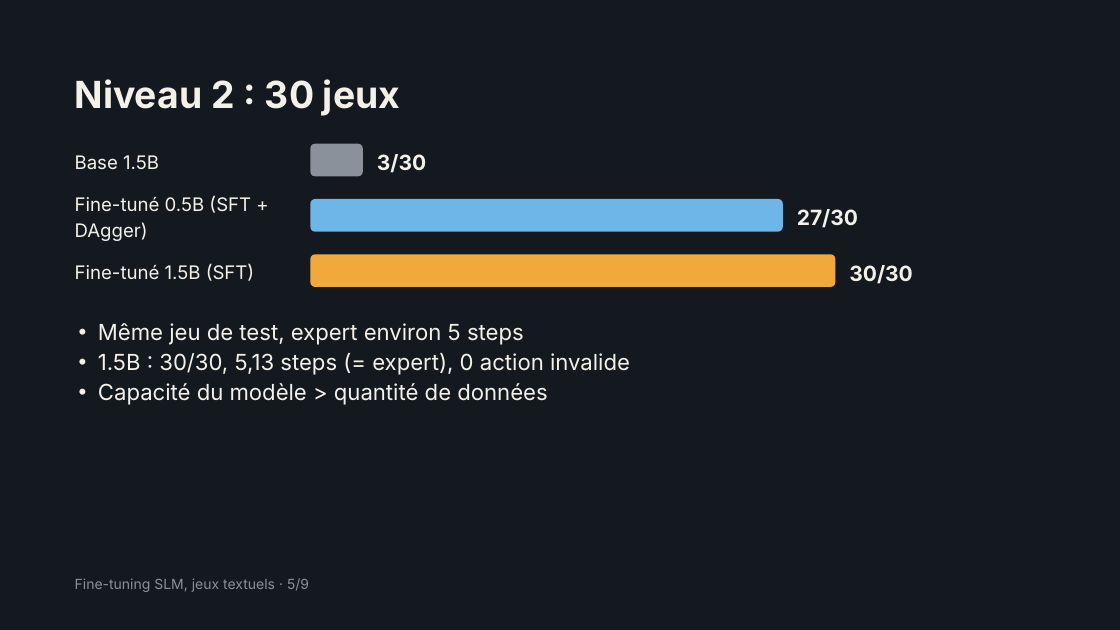
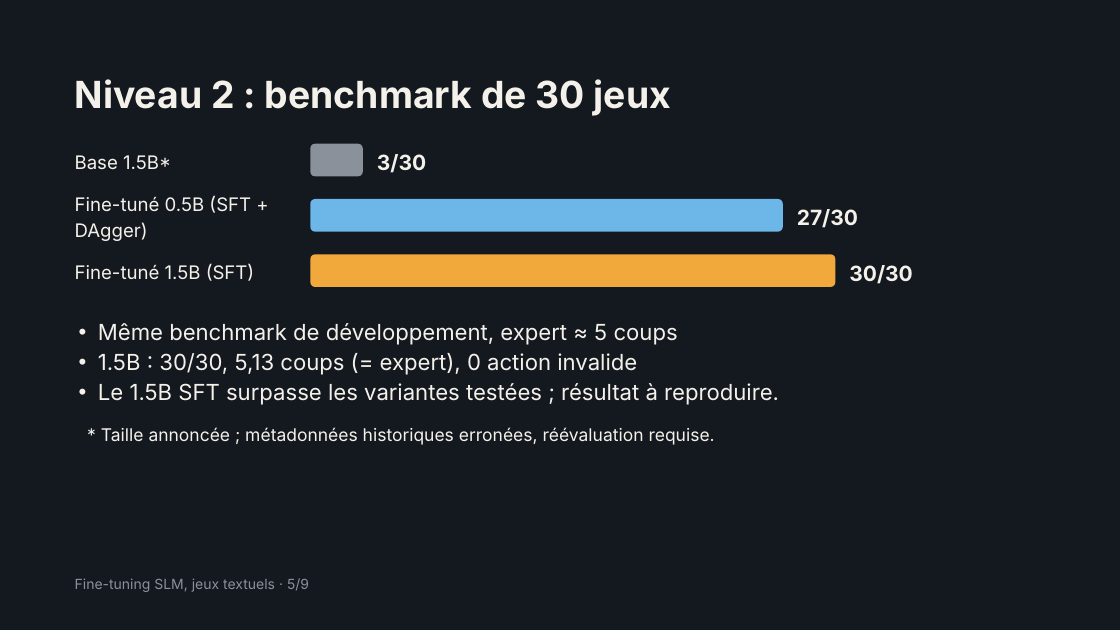
Before and after one commit to TheJollyCrabTheorist/text-game-agent-SLM, a slide deck: slide 5 of report/presentation.pptx. Drawn at 1120x630 pixels with LibreOffice and Linux fonts; fonts in the diff are those of the drawing. Boxes give left, top, right and bottom in pixels: in the first picture for what was removed or moved away, otherwise in the second. Text is boxed around its words. In the diff, an @@ line names an element or a change of style, - is before the commit and + after.

```diff
--- a/report/presentation.pptx
+++ b/report/presentation.pptx
@@ title at (75, 79, 671, 116): text changed @@
-Niveau 2 : 30 jeux
+Niveau 2 : benchmark de 30 jeux
@@ text at (75, 155, 171, 169): text changed @@
-Base 1.5B
+Base 1.5B*
@@ text at (98, 323, 779, 405): text changed @@
-• Même jeu de test, expert environ 5 steps
-• 1.5B : 30/30, 5,13 steps (= expert), 0 action invalide
-• Capacité du modèle > quantité de données
+• Même benchmark de développement, expert ≈ 5 coups
+• 1.5B : 30/30, 5,13 coups (= expert), 0 action invalide
+• Le 1.5B SFT surpasse les variantes testées ; résultat à reproduire.
@@ text added at (101, 427, 715, 445), 15 pt, text #F4F1EA @@
+* Taille annoncée ; métadonnées historiques erronées, réévaluation requise.
```
Also in this commit, not shown: 7 other slides changed, 22 other files.
